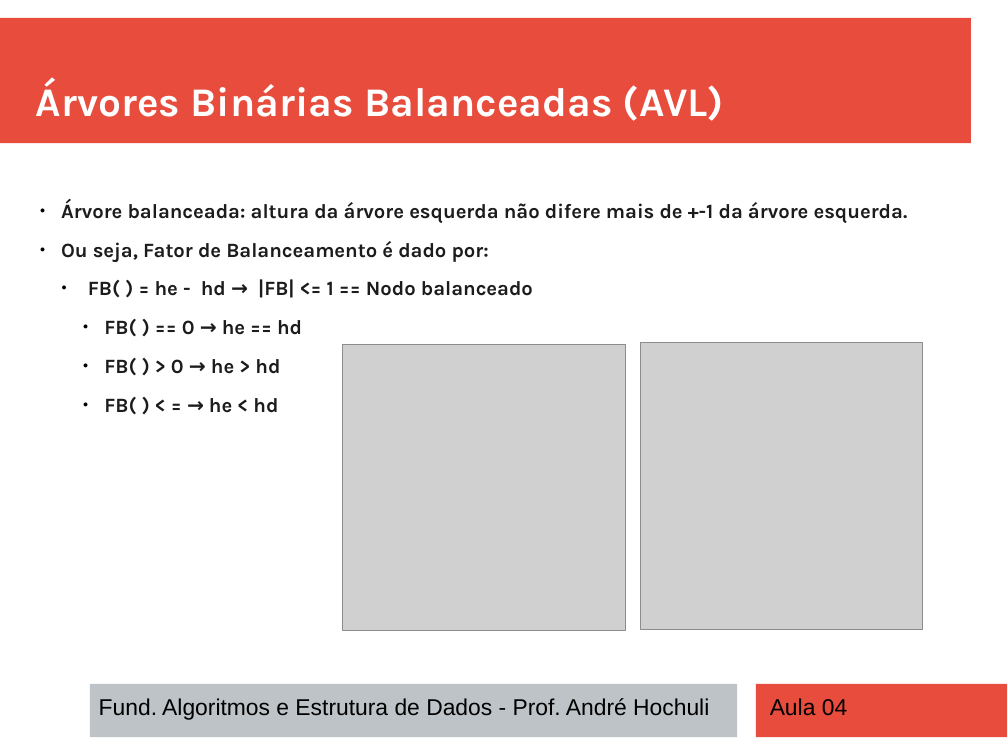
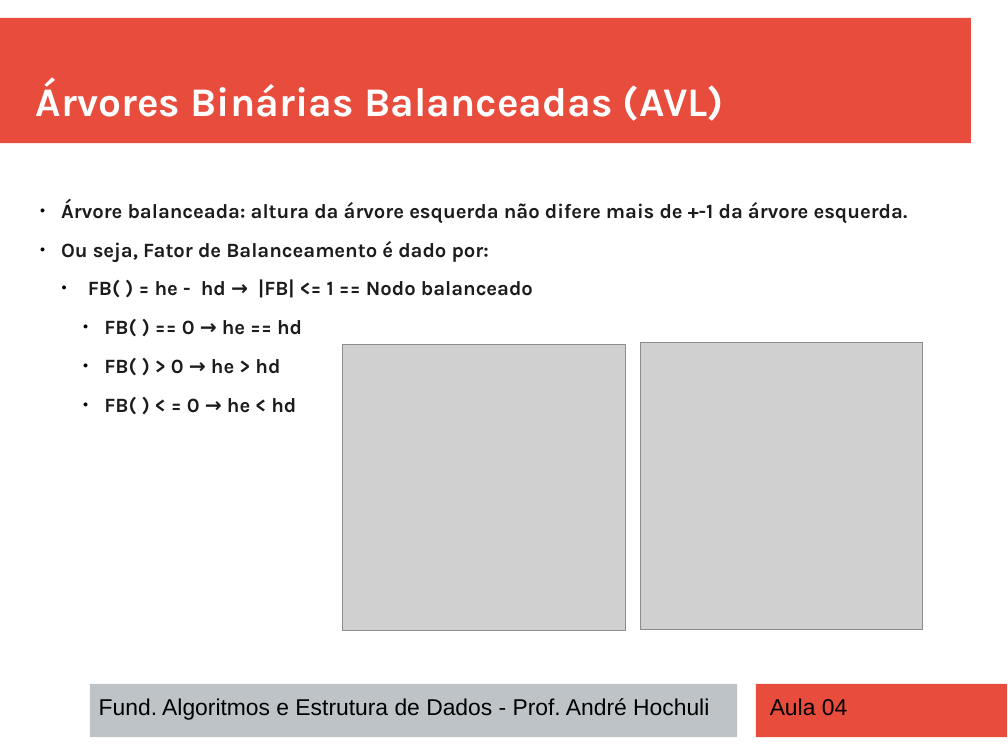
Before and after one commit to andrehochuli/teaching, a slide deck: slide 15 of DataStructuresAndAlgorithms/Lecture 04 - Trees/Aula 04 - Trees.pptx. Drawn at 1008x756 pixels with LibreOffice and Linux fonts; fonts in the diff are those of the drawing; grey boxes stand for pictures. Boxes give left, top, right and bottom in pixels: in the first picture for what was removed or moved away, otherwise in the second. Text is boxed around its words. In the diff, an @@ line names an element or a change of style, - is before the commit and + after.

```diff
--- a/DataStructuresAndAlgorithms/Lecture 04 - Trees/Aula 04 - Trees.pptx
+++ b/DataStructuresAndAlgorithms/Lecture 04 - Trees/Aula 04 - Trees.pptx
@@ text at bbox=[104, 397, 296, 414]: text changed @@
-      ● FB( ) < = → he < hd
+      ● FB( ) < = 0 → he < hd
```
Also in this commit, not shown: 1 other file.
